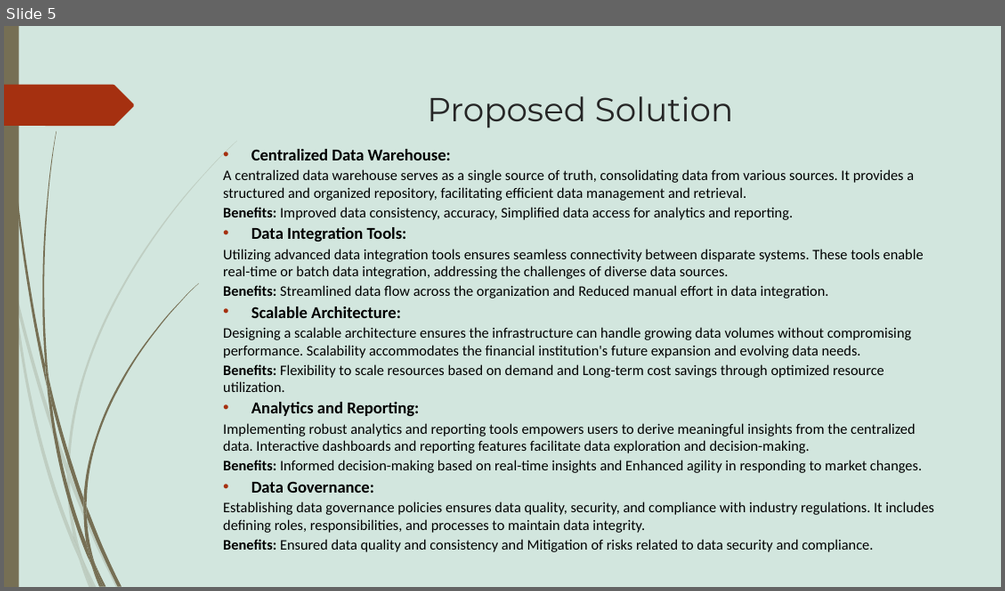
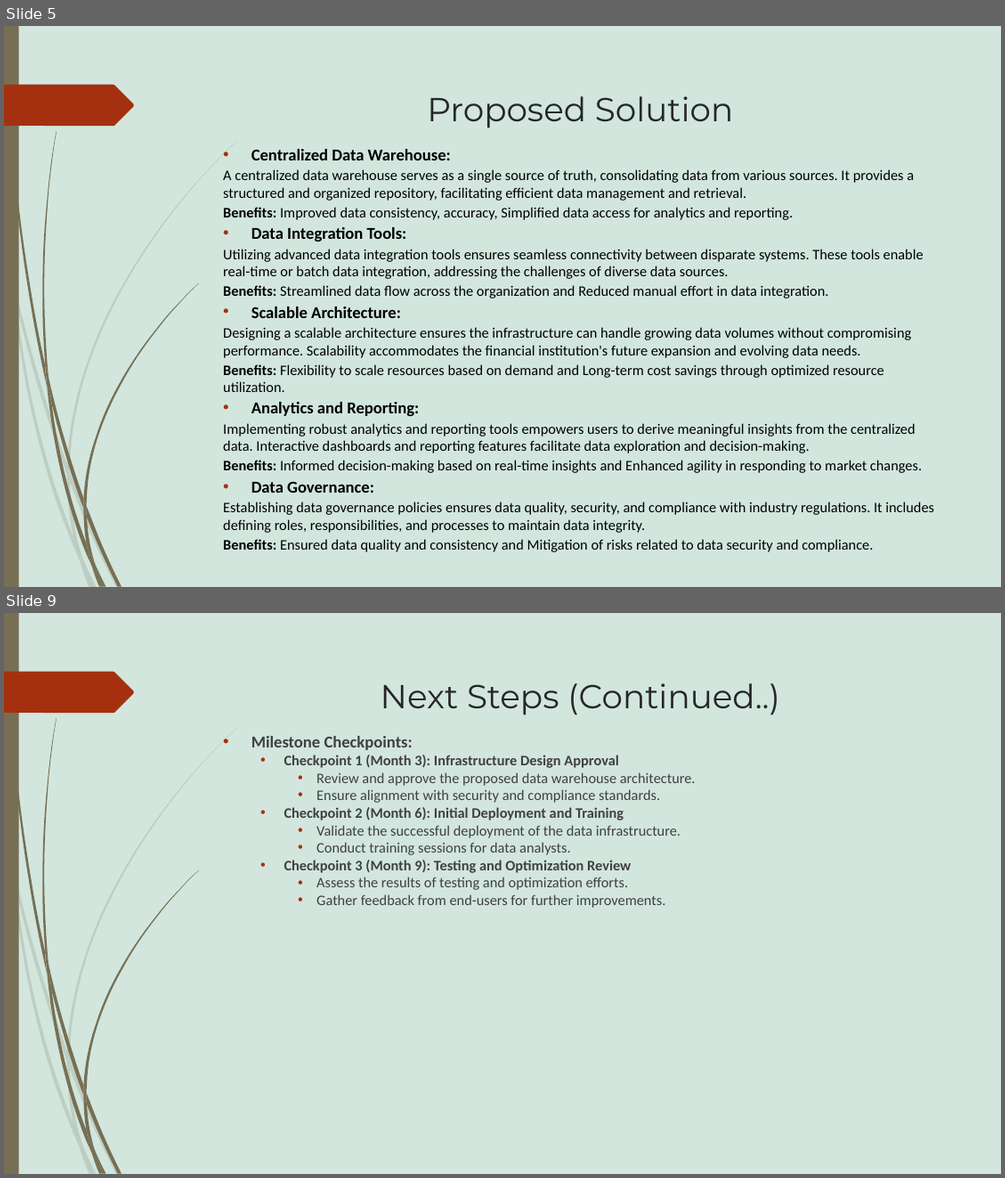
Before and after one commit to Akshay-Paunikar/Forage_Virtual_Internship_Program, a slide deck: PWC - Digital Intelligence/Task 4 - Data Analytics Strategy/Task_4_Data_Analytics_Strategy.pptx. Shown one above the other, each under a label of ours: slide 5 before the commit, slides 5 and 9 after it; the slides between them are not shown. The pictures are 1005x591 and 1005x1178 pixels, drawn with LibreOffice and Linux fonts; fonts in the diff are those of the drawing. Boxes give left, top, right and bottom in pixels: in the first picture for what was removed or moved away, otherwise in the second. Text is boxed around its words. In the diff, an @@ line names an element or a change of style, - is before the commit and + after.

Commit message:
PwC - Digital Intelligence - Task 4 - PowerPoint Presentation continued...

```diff
--- a/PWC - Digital Intelligence/Task 4 - Data Analytics Strategy/Task_4_Data_Analytics_Strategy.pptx
+++ b/PWC - Digital Intelligence/Task 4 - Data Analytics Strategy/Task_4_Data_Analytics_Strategy.pptx
@@ slide 9 added at (4, 613, 1001, 1174), background #C3DED3 at 75% opacity; not listed: 24 template elements that a slide beside it also shows @@
@@ title added at (380, 683, 780, 715), 32 pt, text #262626 @@
+Next Steps (Continued..)
@@ text added at (251, 736, 696, 908), 14 pt, text #404040 @@
+• Milestone Checkpoints:
+  • Checkpoint 1 (Month 3): Infrastructure Design Approval
+    • Review and approve the proposed data warehouse architecture.
+    • Ensure alignment with security and compliance standards.
+  • Checkpoint 2 (Month 6): Initial Deployment and Training
+    • Validate the successful deployment of the data infrastructure.
+    • Conduct training sessions for data analysts.
+  • Checkpoint 3 (Month 9): Testing and Optimization Review
+    • Assess the results of testing and optimization efforts.
+    • Gather feedback from end-users for further improvements.
```
Also in this commit, not shown: 4 other slides added.
